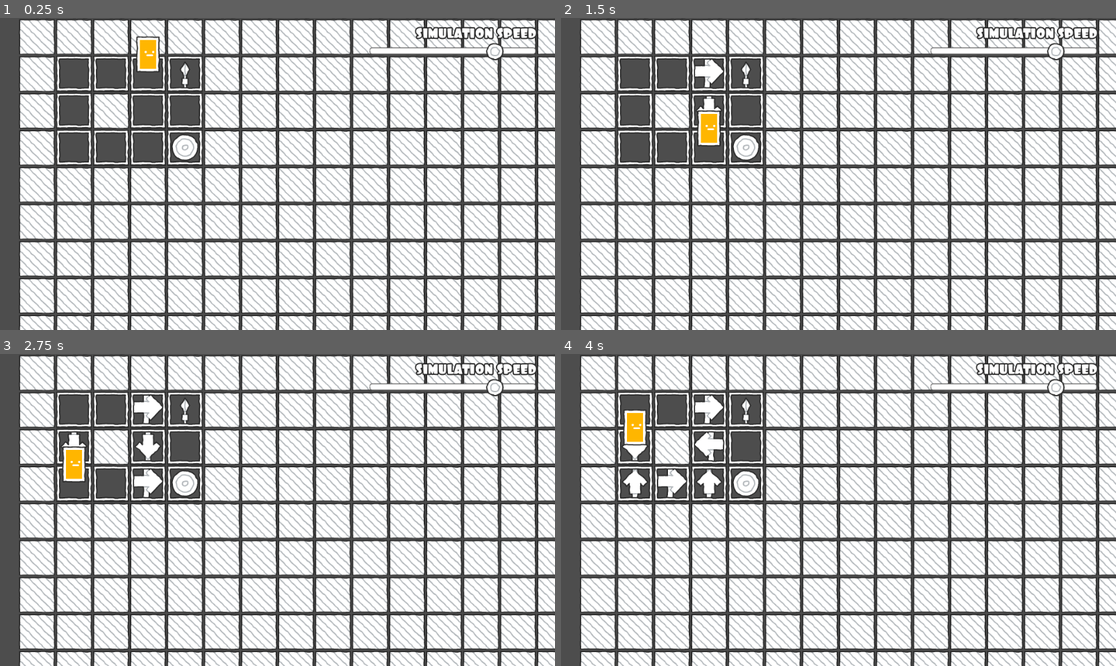
Above: before the commit, frames 1-4 (two rows, left to right).
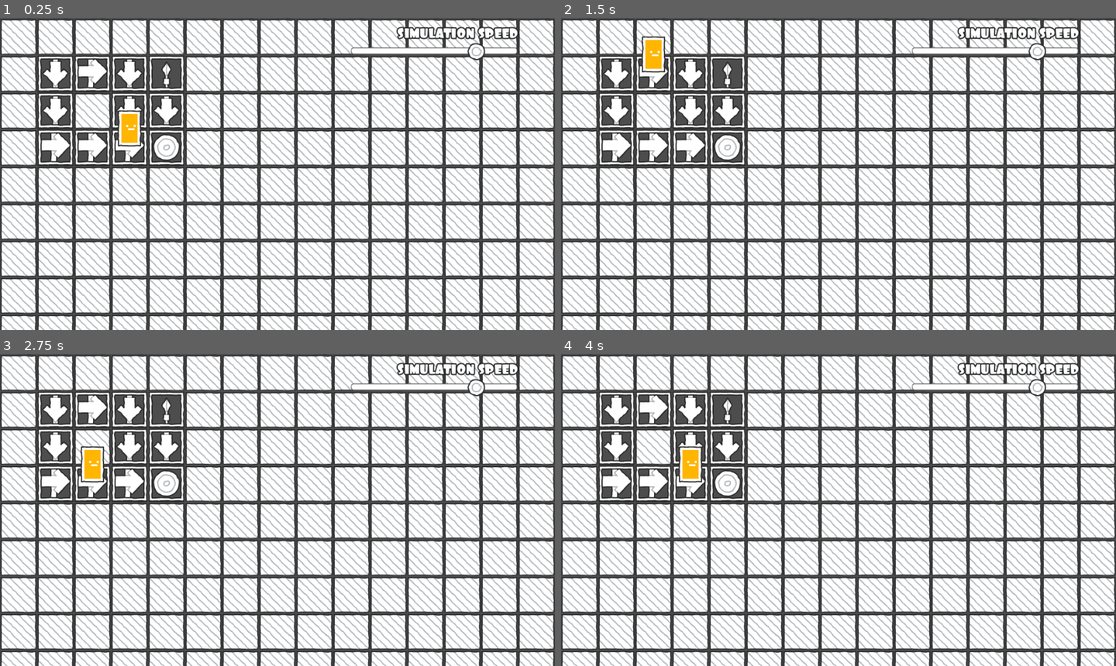
Above: after the commit, the same moments.

Repository: moraguma/RLSandbox
Game: Godot game, scene res://scenes/Experiments/MonteCarloESEnv.tscn
The game is run twice, just before and just after one commit, with the same random seed, the same clock (stepped at 60 frames per second) and the same inputs. The project has no main scene, so this scene is started directly.
Inputs:
- Up to frame 1 (0.25 s): no input
- Up to frame 2 (1.5 s): no input
- Up to frame 3 (2.75 s): no input
- Up to frame 4 (4 s): tap Enter at 3.5 s

The runs differ from the first frame. In frame 1, 48% of the frame differs, in the area x 0-100%, y 0-100%; in frame 2, 48%; in frame 3, 48%; in frame 4, 48%.

Commit message:
Fixes epsilon in MCES

Diff:
--- a/scenes/Environment.tscn
+++ b/scenes/Environment.tscn
@@ -34,7 +34,6 @@
 sources/1 = SubResource("TileSetAtlasSource_0lr5w")
 
 [node name="Environment" type="TileMap"]
-position = Vector2(32, 0)
 tile_set = SubResource("TileSet_rs4np")
 format = 2
 layer_0/name = "objects"
--- a/scenes/Experiments/MonteCarloESEnv.tscn
+++ b/scenes/Experiments/MonteCarloESEnv.tscn
@@ -11,3 +11,4 @@
 resetter_script = ExtResource("3_g5vti")
 rewarder_script = ExtResource("4_pbgw6")
 learner_script = ExtResource("5_27ur2")
+headless = true
--- a/scenes/scripts/rl/learners/MonteCarloES.gd
+++ b/scenes/scripts/rl/learners/MonteCarloES.gd
@@ -6,13 +6,15 @@
 var gamma = 0.9
 var starting_epsilon = 0.9
 var episodes_to_zero_epsilon = 1000
-var iterations = -1
+var episodes = 0
 
 
 # trial is a list of [s, a, r]
 func rl_step(trial: Array, is_terminal: bool) -> void:
 	# Will only run is update if the episode has ended
 	if is_terminal:
+		episodes += 1
+
 		# Prediction
 		var G = 0
 		for i in range(len(trial) - 2, -1, -1):
@@ -30,10 +32,8 @@
 # Graph, current state
 # g[state][action] is a list of [resulting state, probability]
 func select_action(s: Vector2i, ax: Array[Vector2i]) -> Vector2i:
-	iterations += 1
-
 	var r = randf()
-	if r <= linear_decrease(starting_epsilon, episodes_to_zero_epsilon, iterations):
+	if r <= linear_decrease(starting_epsilon, episodes_to_zero_epsilon, episodes):
 		return ax[randi() % len(ax)]
 
 	var max_v = -INF
